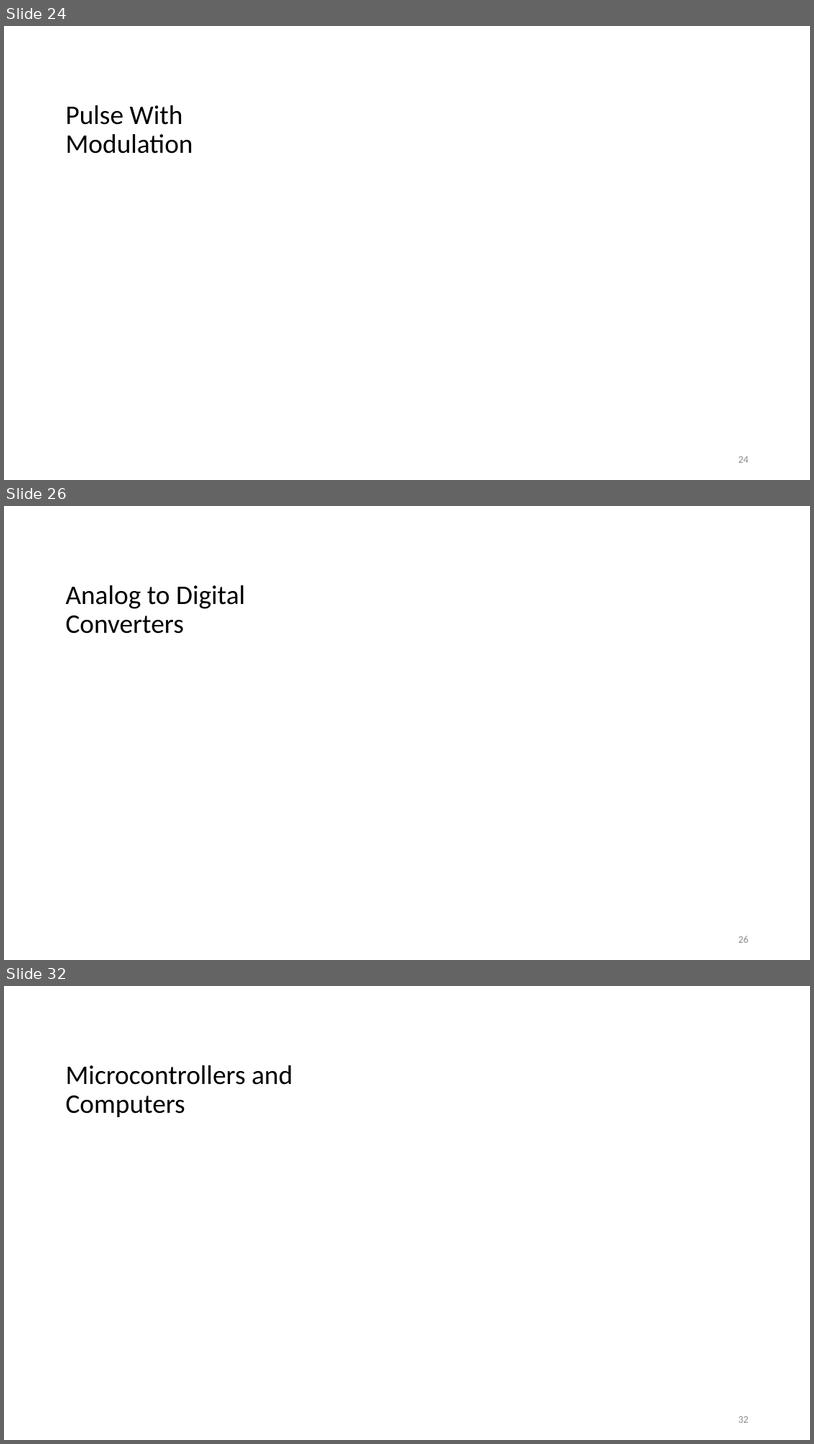
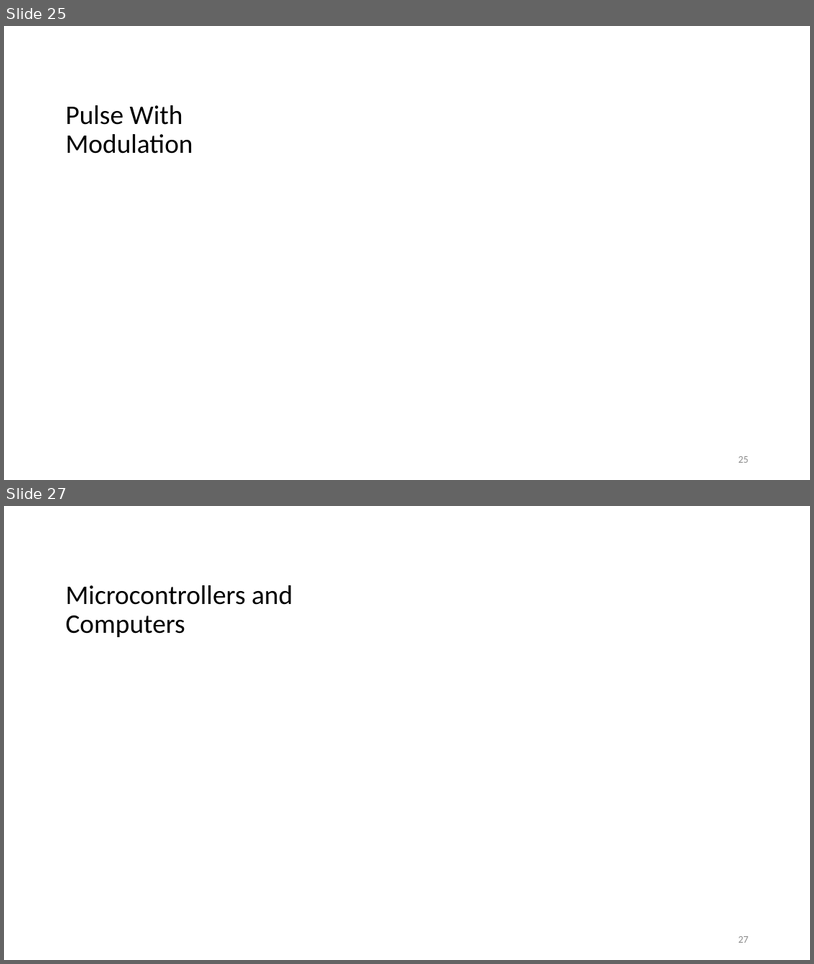
Before and after one commit to fxwalsh/project-2-2023, a slide deck: topic03/talk1/talk1.pptx. Shown one above the other, each under a label of ours: slides 24, 26 and 32 before the commit, slides 25 and 27 after it; the slides between them are not shown. The pictures are 814x1444 and 814x964 pixels, drawn with LibreOffice and Linux fonts; fonts in the diff are those of the drawing. Boxes give left, top, right and bottom in pixels: in the first picture for what was removed or moved away, otherwise in the second. Text is boxed around its words. In the diff, an @@ line names an element or a change of style, - is before the commit and + after.

```diff
--- a/topic03/talk1/talk1.pptx
+++ b/topic03/talk1/talk1.pptx
@@ slide 26 removed at (4,506,810,960), background #FFFFFF @@
@@ title removed at (66,585,245,633) @@
-Analog to Digital Converters
@@ page number removed at (738,936,748,942) @@
-26
@@ what was slide 24 is now slide 25 @@
@@ page number at (738,456,748,462): text changed @@
-24
+25
@@ what was slide 32 is now slide 27 @@
@@ page number at (738,936,748,942): text changed @@
-32
+27
```
Also in this commit, not shown: 3 slides changed, 1 slide added, 5 other slides removed, 1 other file.
